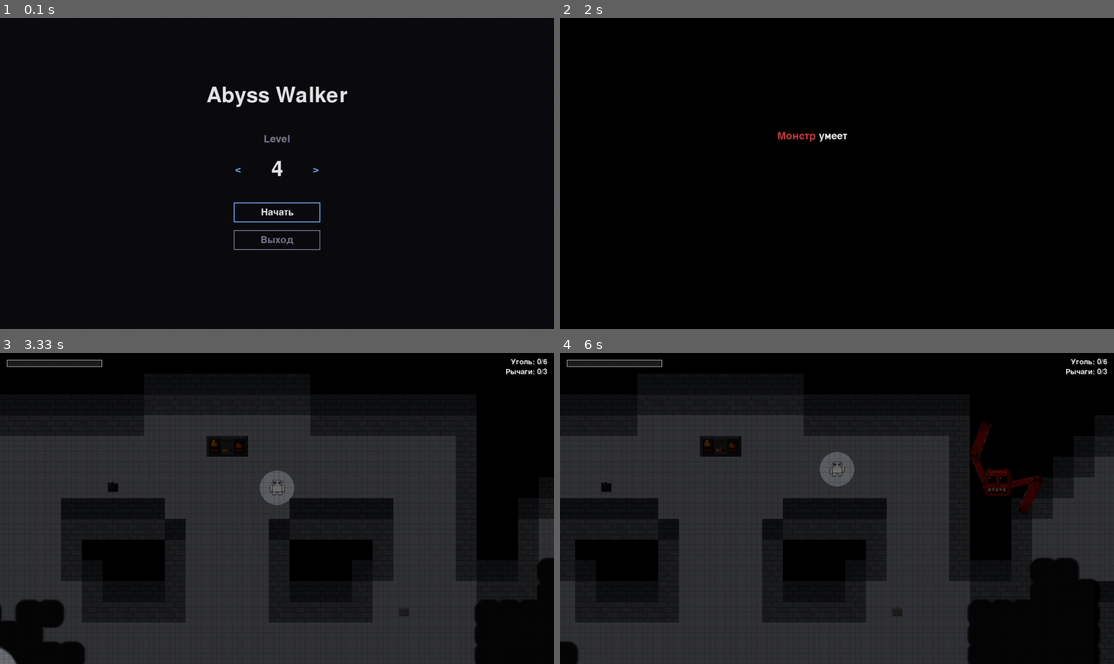
Above: before the commit, frames 1-4 (two rows, left to right).
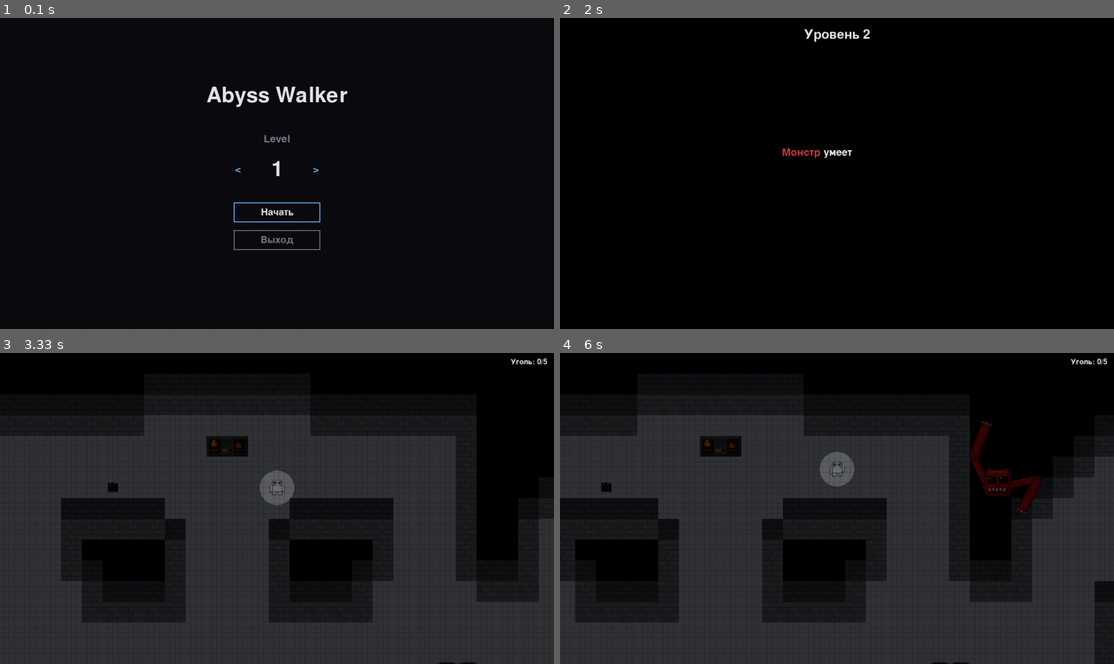
Above: after the commit, the same moments.

Repository: sser1to/pygame_project
Game: pygame game, started from main.py
Same seed, same stepped clock (60 frames per second), same inputs: the game is played once before the commit and once after it.
Inputs:
- Up to frame 1 (0.1 s): no input
- Up to frame 2 (2 s): tap Enter at 0.33, 1.67 s; hold Esc 0.67-1.13 s; hold F11 1.17-1.63 s; hold Right 1.17-1.63 s
- Up to frame 3 (3.33 s): tap Enter at 2, 2.33 s; hold Enter 2.67-3.13 s; hold D 2.67-3.13 s; hold F11 from 3.17 s (still down); hold D from 3.17 s (still down)
- Up to frame 4 (6 s): release F11 at 3.63 s; release D at 3.63 s; hold D 3.67-4.13 s; hold W 4.17-4.63 s; hold D 4.67-5.13 s; hold A 5.17-5.7 s; hold S from 5.73 s (still down)

The runs differ from the first frame. In frame 1, less than 0.1% of the frame differs, in the area x 49-51%, y 45-51%; in frame 2, 0.6%; in frame 3, 6.0%; in frame 4, 6.9%, in the area x 0-99%, y 1-100%.

Commit message:
Add a sound design for the game

Diff:
--- a/main.py
+++ b/main.py
@@ -12,8 +12,9 @@
 
 MAP_PATH = Path(__file__).with_name("map.txt")
 TEXTURES_DIR = Path(__file__).with_name("textures")
+SOUNDS_DIR = Path(__file__).with_name("sounds")
 LEVELS_PATH = Path(__file__).with_name("levels.json")
-CURRENT_LEVEL = 4
+CURRENT_LEVEL = 1
 LEVEL_COUNT = 7
 TILE_FLOOR = 1
 TILE_WALL = 2
@@ -52,6 +53,13 @@
 SHADOW_BLUR_PASSES = 3
 SHADOW_CORNER_RADIUS = 14
 SHADOW_PAD = 8
+
+AMBIENT_VOLUME = 0.35
+CHASE_VOLUME = 0.55
+SFX_VOLUME = 0.7
+FOOTSTEP_VOLUME = 0.45
+MUSIC_FADE_MS = 800
+FOOTSTEP_FADE_MS = 120
 
 SPOTLIGHT_RADIUS = 40
 SPOTLIGHT_FEATHER = 0
@@ -219,6 +227,12 @@
             return surface
 
 
+def load_sound(path, volume=1.0):
+    sound = pygame.mixer.Sound(str(path))
+    sound.set_volume(volume)
+    return sound
+
+
 def tint_surface(surface, tint):
     tinted = surface.copy()
     tinted.fill(tint, special_flags=pygame.BLEND_RGB_MULT)
@@ -358,6 +372,7 @@
         self.step_time = 0.0
         self.left_anchor = None
         self.right_anchor = None
+        self.is_chasing = False
         self.chase_speed = MONSTER_SMELL_SPEED * self.rng.uniform(0.95, 1.05)
         self.passive_speed = MONSTER_PASSIVE_SPEED * self.rng.uniform(0.9, 1.1)
         self.step_speed = MONSTER_STEP_SPEED * self.rng.uniform(0.9, 1.1)
@@ -422,6 +437,7 @@
             active_target = self.smell_target
             active_speed = self.chase_speed
 
+        self.is_chasing = active_target is not None
         self.moving = False
         if active_target is not None:
             to_target = active_target - self.pos
@@ -949,7 +965,7 @@
     return last_valid
 
 
-def handle_interaction(player, items, grid, sound_events, stone_projectiles, stone_sprite):
+def handle_interaction(player, items, grid, sound_events, stone_projectiles, stone_sprite, sfx=None):
     player_tile = get_player_tile(player)
     offset = direction_to_offset(player.last_dir)
     target_tile = (player_tile[0] + offset[0], player_tile[1] + offset[1]) if offset != (0, 0) else None
@@ -959,6 +975,8 @@
         if player.carrying == ITEM_COAL and target_tile and tile_is_furnace(grid, target_tile):
             player.carrying = None
             emit_sound(sound_events, target_tile)
+            if sfx is not None:
+                sfx["furnace"].play()
             return False, True
         if player.carrying == ITEM_STONE:
             landing_tile = throw_stone(grid, items, player_tile, offset)
@@ -992,12 +1010,18 @@
                 continue
             item.active = True
             emit_sound(sound_events, tile)
+            if sfx is not None:
+                sfx["lever"].play()
         elif item.kind == ITEM_APPLE:
             items.remove(item)
+            if sfx is not None:
+                sfx["pickup"].play()
             return True, False
         else:
             player.carrying = item.kind
             items.remove(item)
+            if sfx is not None:
+                sfx["pickup"].play()
         return False, False
     return False, False
 
@@ -1271,12 +1295,26 @@
         remaining -= len(text)
 
 
-def run_level_intro(screen, clock, abilities_config, debuffs_config):
+def toggle_fullscreen():
+    current = pygame.display.get_surface()
+    if current is None:
+        return pygame.display.set_mode((SCREEN_WIDTH, SCREEN_HEIGHT))
+    is_fullscreen = bool(current.get_flags() & pygame.FULLSCREEN)
+    if is_fullscreen:
+        return pygame.display.set_mode((SCREEN_WIDTH, SCREEN_HEIGHT))
+    return pygame.display.set_mode((SCREEN_WIDTH, SCREEN_HEIGHT), pygame.FULLSCREEN)
+
+
+def run_level_intro(screen, clock, abilities_config, debuffs_config, level_number):
     lines = build_intro_lines(abilities_config, debuffs_config)
     if not lines:
         return "ok"
 
     font = pygame.font.SysFont(None, 36)
+    header_font = pygame.font.SysFont(None, 44)
+    prompt_font = pygame.font.SysFont(None, 28)
+    level_text = f"Уровень {level_number}"
+    prompt_text = "Нажмите Enter, чтобы продолжить"
     line_height = font.get_linesize() + 6
     line_widths = []
     line_lengths = []
@@ -1298,6 +1336,8 @@
 
     visible_chars = 0.0
     typing_done = False
+    header_surface = header_font.render(level_text, True, INTRO_TEXT)
+    prompt_surface = prompt_font.render(prompt_text, True, INTRO_TEXT)
 
     while True:
         dt = clock.tick(60) / 1000.0
@@ -1305,15 +1345,18 @@
             if event.type == pygame.QUIT:
                 return "quit"
             if event.type == pygame.KEYDOWN:
+                if event.key == pygame.K_F11:
+                    screen = toggle_fullscreen()
+                    continue
                 if event.key == pygame.K_ESCAPE:
                     return "menu"
                 if typing_done:
-                    return "ok"
-                visible_chars = float(total_chars)
-                typing_done = True
-            if event.type == pygame.MOUSEBUTTONDOWN:
-                if typing_done:
-                    return "ok"
+                    if event.key in (pygame.K_RETURN, pygame.K_KP_ENTER):
+                        return "ok"
+                else:
+                    visible_chars = float(total_chars)
+                    typing_done = True
+            if event.type == pygame.MOUSEBUTTONDOWN and not typing_done:
                 visible_chars = float(total_chars)
                 typing_done = True
 
@@ -1322,10 +1365,17 @@
             if visible_chars >= total_chars:
                 typing_done = True
 
+        screen = pygame.display.get_surface() or screen
         screen.fill(INTRO_BG)
         width, height = screen.get_size()
         block_height = len(lines) * line_height
-        start_y = (height - block_height) // 2
+        header_rect = header_surface.get_rect(midtop=(width // 2, 24))
+        prompt_rect = prompt_surface.get_rect(midbottom=(width // 2, height - 24))
+        top_limit = header_rect.bottom + 20
+        bottom_limit = prompt_rect.top - 20
+        available_height = max(0, bottom_limit - top_limit)
+        start_y = top_limit + max(0, (available_height - block_height) // 2)
+        screen.blit(header_surface, header_rect)
 
         remaining = int(visible_chars)
         for index, segments in enumerate(lines):
@@ -1339,6 +1389,9 @@
             draw_typed_line(screen, font, x, y, segments, show_chars)
             remaining -= line_lengths[index]
 
+        if typing_done:
+            screen.blit(prompt_surface, prompt_rect)
+
         pygame.display.flip()
 
 
@@ -1361,6 +1414,9 @@
             if event.type == pygame.QUIT:
                 return "quit"
             if event.type == pygame.KEYDOWN or event.type == pygame.MOUSEBUTTONDOWN:
+                if event.type == pygame.KEYDOWN and event.key == pygame.K_F11:
+                    screen = toggle_fullscreen()
+                    continue
                 if typing_done:
                     return "done"
                 visible_chars = float(total_chars)
@@ -1377,6 +1433,7 @@
 
         fade_alpha = min(255.0, fade_alpha + 255.0 * dt / max(0.001, fade_duration))
 
+        screen = pygame.display.get_surface() or screen
         if background is not None:
             screen.blit(background, (0, 0))
             overlay = pygame.Surface(screen.get_size(), pygame.SRCALPHA)
@@ -1407,6 +1464,9 @@
             if event.type == pygame.QUIT:
                 return None
             if event.type == pygame.KEYDOWN:
+                if event.key == pygame.K_F11:
+                    screen = toggle_fullscreen()
+                    continue
                 if event.key == pygame.K_ESCAPE:
                     return None
                 if event.key == pygame.K_LEFT or event.key == pygame.K_a:
@@ -1427,6 +1487,7 @@
                 if event.key == pygame.K_RETURN:
                     return selected_level if selected_button == 0 else None
 
+        screen = pygame.display.get_surface() or screen
         screen.fill(MENU_BG)
         width, height = screen.get_size()
 
@@ -1464,7 +1525,7 @@
 
 def main():
     pygame.init()
-    screen = pygame.display.set_mode((SCREEN_WIDTH, SCREEN_HEIGHT))
+    screen = pygame.display.set_mode((SCREEN_WIDTH, SCREEN_HEIGHT), pygame.FULLSCREEN)
     clock = pygame.time.Clock()
 
     while True:
@@ -1516,6 +1577,17 @@
         load_svg_surface(TEXTURES_DIR / "player_walk2.svg", (player_size, player_size)),
     ]
 
+    arm_lower = tint_surface(
+        load_svg_surface(
+            TEXTURES_DIR / "monster_arm_lower.svg",
+            (
+                int(TILE_SIZE * MONSTER_ARM_LOWER_SCALE_X),
+                int(TILE_SIZE * MONSTER_ARM_LOWER_SCALE_Y),
+            ),
+        ),
+        MONSTER_TINT,
+    )
+    arm_lower = pygame.transform.flip(arm_lower, True, False)
     monster_assets = {
         "head": tint_surface(
             load_svg_surface(
@@ -1534,17 +1606,30 @@
             ),
             MONSTER_TINT,
         ),
-        "arm_lower": tint_surface(
-            load_svg_surface(
-                TEXTURES_DIR / "monster_arm_lower.svg",
-                (
-                    int(TILE_SIZE * MONSTER_ARM_LOWER_SCALE_X),
-                    int(TILE_SIZE * MONSTER_ARM_LOWER_SCALE_Y),
-                ),
-            ),
-            MONSTER_TINT,
-        ),
+        "arm_lower": arm_lower,
     }
+
+    pygame.mixer.set_num_channels(12)
+    ambient_sound = load_sound(SOUNDS_DIR / "ambient.mp3", AMBIENT_VOLUME)
+    chase_sound = load_sound(SOUNDS_DIR / "chase.mp3", CHASE_VOLUME)
+    walk_sound = load_sound(SOUNDS_DIR / "player_walk.mp3", FOOTSTEP_VOLUME)
+    sfx = {
+        "throw": load_sound(SOUNDS_DIR / "throw_stone.mp3", SFX_VOLUME),
+        "furnace": load_sound(SOUNDS_DIR / "activate_furnace.mp3", SFX_VOLUME),
+        "pickup": load_sound(SOUNDS_DIR / "pick_up.mp3", SFX_VOLUME),
+        "lever": load_sound(SOUNDS_DIR / "activate_lever.mp3", SFX_VOLUME),
+    }
+    ambient_channel = pygame.mixer.Channel(0)
+    chase_channel = pygame.mixer.Channel(1)
+    footstep_channel = pygame.mixer.Channel(2)
+    ambient_channel.play(ambient_sound, loops=-1, fade_ms=MUSIC_FADE_MS)
+    chase_active = False
+    footstep_active = False
+
+    def stop_level_audio():
+        ambient_channel.fadeout(MUSIC_FADE_MS)
+        chase_channel.fadeout(MUSIC_FADE_MS)
+        footstep_channel.fadeout(FOOTSTEP_FADE_MS)
 
     levels = load_levels(LEVELS_PATH)
     level_config = get_level_config(levels, level_number)
@@ -1565,10 +1650,12 @@
     levers_required = max(0, int(objectives_config.get("levers", 0)))
     coal_loaded = 0
 
-    intro_status = run_level_intro(screen, clock, abilities_config, debuffs_config)
+    intro_status = run_level_intro(screen, clock, abilities_config, debuffs_config, level_number)
     if intro_status == "quit":
+        stop_level_audio()
         return "quit"
     if intro_status == "menu":
+        stop_level_audio()
         return "menu"
 
     spawn_tile = find_spawn_tile(grid)
@@ -1601,9 +1688,14 @@
         sound_events = []
         for event in pygame.event.get():
             if event.type == pygame.QUIT:
+                stop_level_audio()
                 return "quit"
             elif event.type == pygame.KEYDOWN:
+                if event.key == pygame.K_F11:
+                    screen = toggle_fullscreen()
+                    continue
                 if event.key == pygame.K_ESCAPE:
+                    stop_level_audio()
                     return "menu"
                 if event.key == pygame.K_w:
                     player.last_dir = pygame.Vector2(0, -1)
@@ -1621,6 +1713,7 @@
                         sound_events,
                         stone_projectiles,
                         item_assets[ITEM_STONE],
+                        sfx,
                     )
                     if ate_apple and HUNGER_ENABLED:
                         hunger_value = max(0.0, hunger_value - HUNGER_RESTORE)
@@ -1629,11 +1722,18 @@
 
         if not dead:
             player.update(dt, grid, map_size_px)
+            if player.moving and not footstep_active:
+                footstep_channel.play(walk_sound, loops=-1, fade_ms=FOOTSTEP_FADE_MS)
+                footstep_active = True
+            elif not player.moving and footstep_active:
+                footstep_channel.fadeout(FOOTSTEP_FADE_MS)
+                footstep_active = False
             for projectile in stone_projectiles[:]:
                 projectile.update(dt)
                 if projectile.done:
                     items.append(Item(ITEM_STONE, projectile.landing_tile))
                     emit_sound(sound_events, projectile.landing_tile)
+                    sfx["throw"].play()
                     stone_projectiles.remove(projectile)
             for monster in monsters:
                 monster.update(
@@ -1645,6 +1745,15 @@
                     monster_smell,
                     monster_vision,
                 )
+            any_chasing = any(monster.is_chasing for monster in monsters)
+            if any_chasing and not chase_active:
+                ambient_channel.fadeout(MUSIC_FADE_MS)
+                chase_channel.play(chase_sound, loops=-1, fade_ms=MUSIC_FADE_MS)
+                chase_active = True
+            elif not any_chasing and chase_active:
+                chase_channel.fadeout(MUSIC_FADE_MS)
+                ambient_channel.play(ambient_sound, loops=-1, fade_ms=MUSIC_FADE_MS)
+                chase_active = False
             player_center = pygame.Vector2(player.rect.center)
             for monster in monsters:
                 if (monster.pos - player_center).length_squared() <= monster_kill_radius_sq:
@@ -1680,6 +1789,7 @@
             levers_done = levers_required <= 0 or levers_active >= levers_required
             level_complete = coal_done and levers_done
 
+        screen = pygame.display.get_surface() or screen
         screen.fill((10, 10, 14))
         draw_map(screen, grid, assets, camera)
         draw_items(screen, items, item_assets, camera)
@@ -1707,10 +1817,12 @@
         pygame.display.flip()
 
         if dead:
+            stop_level_audio()
             snapshot = screen.copy()
             result = run_message_screen(screen, clock, "Вы умерли", snapshot)
             return "quit" if result == "quit" else "restart"
         if level_complete:
+            stop_level_audio()
             snapshot = screen.copy()
             result = run_message_screen(screen, clock, "Вы прошли уровень!", snapshot)
             return "quit" if result == "quit" else "menu"
Not shown, changed: textures/monster_arm_lower.svg
Not shown, added: sounds/activate_furnace.mp3
Not shown, added: sounds/activate_lever.mp3
Not shown, added: sounds/ambient.mp3
Not shown, added: sounds/chase.mp3
Not shown, added: sounds/pick_up.mp3
Not shown, added: sounds/player_walk.mp3
Not shown, added: sounds/throw_stone.mp3
